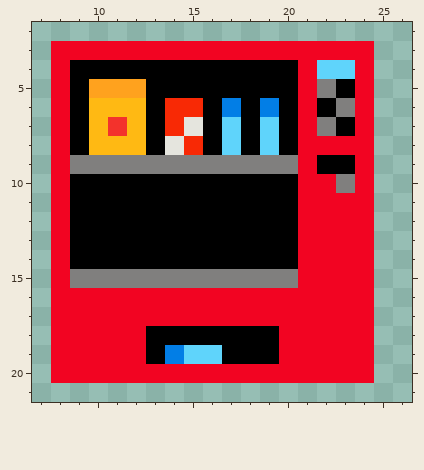
Edited in one commit: pixel-art sprite (traits/heads/vending.png). Above: the version before the commit.
The file is 32x32 pixels. Shown: x 7..26, y 2..21.
The same view after the edit:
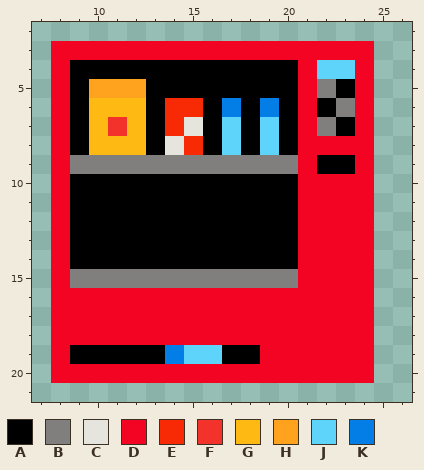
Palette (. is transparent): A #000000  B #807f7e  C #e5e5de  D #f20422  E #f82905  F #f3322c  G #ffb913  H #ffa21e  J #5fd4fb  K #027ee6
From the commit log: testing something with vending machine
The edit:
@@ x 21..25 @@
  9 DAAD.
-10 DDBD.
+10 DDDD.
 11 DDDD.
@@ x 7..26 @@
 17 .DDDDDDDDDDDDDDDDD..
-18 .DDDDDAAAAAAADDDDD..
-19 .DDDDDAKJJAAADDDDD..
+18 .DDDDDDDDDDDDDDDDD..
+19 .DAAAAAKJJAADDDDDD..
 20 .DDDDDDDDDDDDDDDDD..
Changed places in both pictures, as pixel boxes (x1, y1, x2, y2):
changed: (336, 174, 355, 193)
changed: (70, 326, 279, 364)
